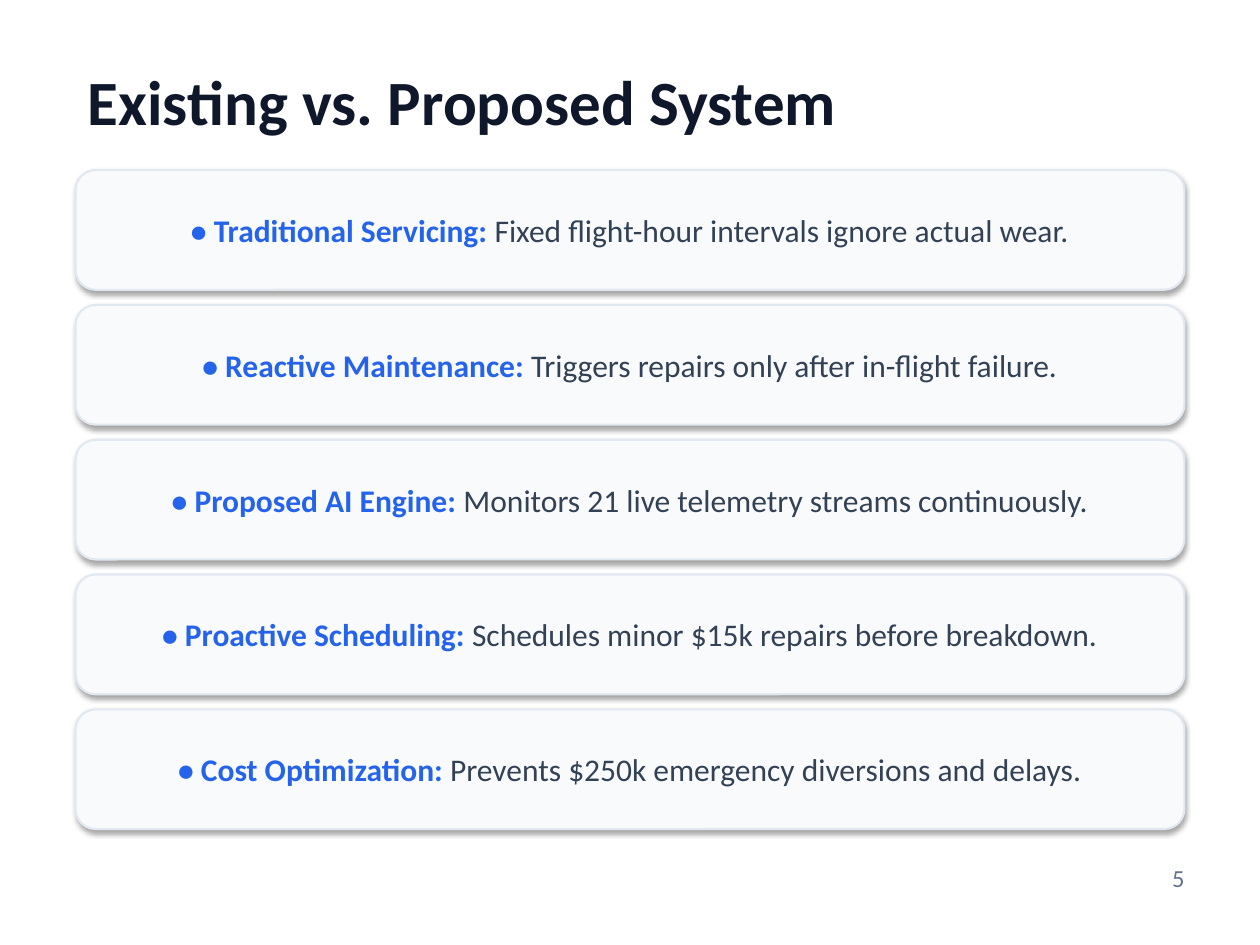
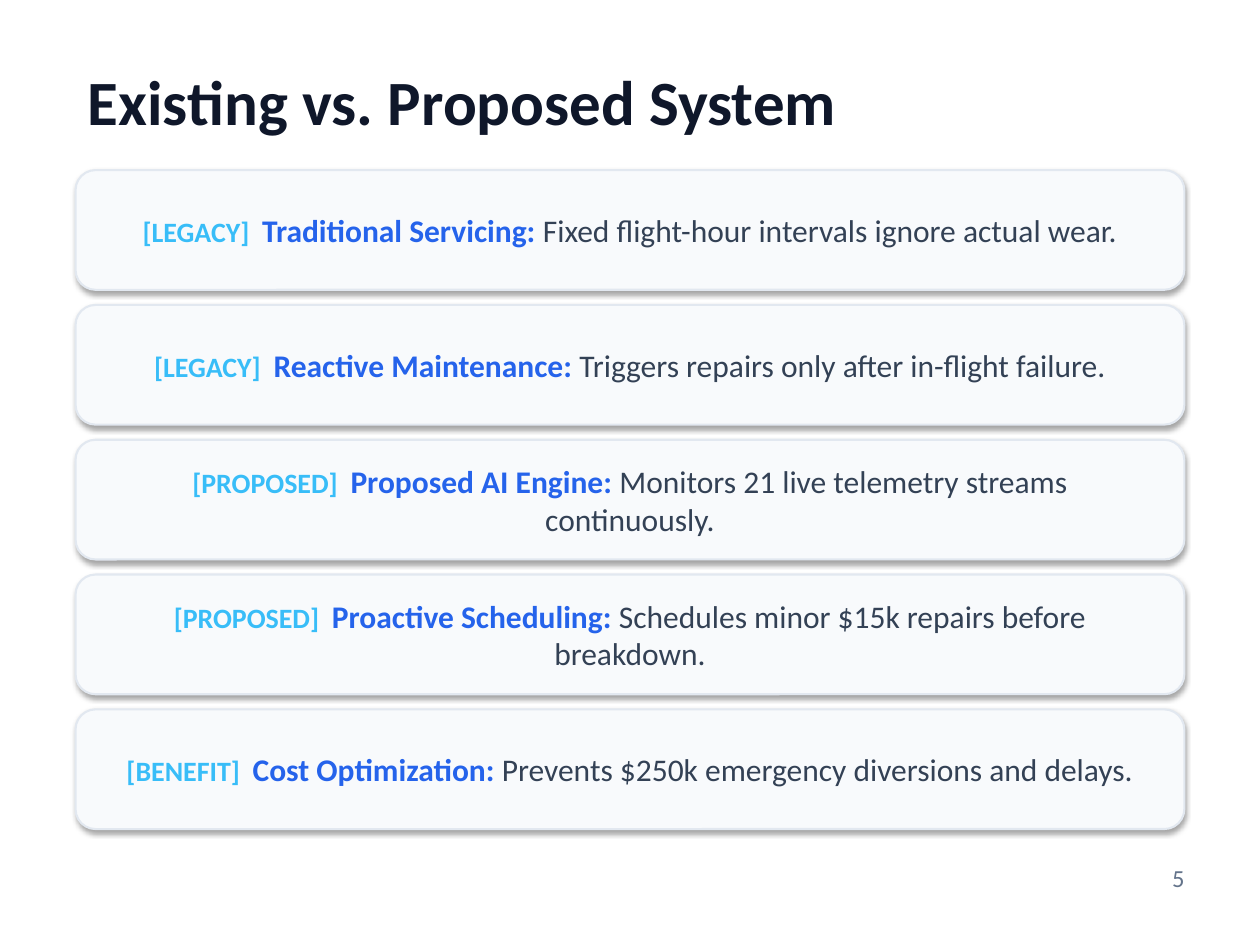
Before and after one commit to PiyushTiwari2051/Predictive-Master, a slide deck: slide 5 of Internship Presentation PPTs Template Final.pptx. Drawn at 1260x945 pixels with LibreOffice and Linux fonts; fonts in the diff are those of the drawing. Boxes give left, top, right and bottom in pixels: in the first picture for what was removed or moved away, otherwise in the second. Text is boxed around its words. In the diff, an @@ line names an element or a change of style, - is before the commit and + after.

Commit message:
Apply PowerPoint Designer AI layout engine rules with card grids, icon indicators, and zero blank space

```diff
--- a/Internship Presentation PPTs Template Final.pptx
+++ b/Internship Presentation PPTs Template Final.pptx
@@ text in rounded rectangle at box(143, 220, 1117, 248): text changed @@
-• Traditional Servicing: Fixed flight-hour intervals ignore actual wear.
+[LEGACY] Traditional Servicing: Fixed flight-hour intervals ignore actual wear.
@@ text in rounded rectangle at box(154, 355, 1105, 383): text changed @@
-• Reactive Maintenance: Triggers repairs only after in-flight failure.
+[LEGACY] Reactive Maintenance: Triggers repairs only after in-flight failure.
@@ text in rounded rectangle at box(192, 471, 1067, 536): text changed @@
-• Proposed AI Engine: Monitors 21 live telemetry streams continuously.
+[PROPOSED] Proposed AI Engine: Monitors 21 live telemetry streams continuously.
@@ text in rounded rectangle at box(174, 606, 1086, 666): text changed @@
-• Proactive Scheduling: Schedules minor $15k repairs before breakdown.
+[PROPOSED] Proactive Scheduling: Schedules minor $15k repairs before breakdown.
@@ text in rounded rectangle at box(126, 759, 1133, 787): text changed @@
-• Cost Optimization: Prevents $250k emergency diversions and delays.
+[BENEFIT] Cost Optimization: Prevents $250k emergency diversions and delays.
```
Also in this commit, not shown: 13 other slides changed, 1 other file.
